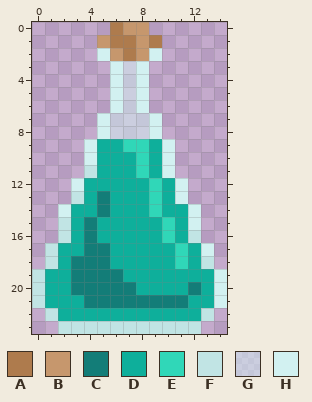
Pixel-art sprite -- common/items/potions/potion4.png. The picture above was drawn from the file before the commit.
The file is 15x24 pixels.
Palette (. is transparent): A #ae7b4d  B #c6976d  C #137d78  D #0eaf9b  E #30d7b8  F #c1e4e4  G #d1f1f180  H #d2f1f1
Pixels before, first column x 0:
 0 ......ABB......
 1 .....BAABA.....
 2 .....HBABH.....
 3 ......HGH......
 4 ......HGH......
 5 ......HGH......
 6 ......HGH......
 7 .....HGGGH.....
 8 .....HGGGH.....
 9 ....HDDEEDH....
10 ....HDDDEDH....
11 ....FDDDEDH....
12 ...HDDDDDEDH...
13 ...FDCDDDEDH...
14 ..HDDCDDDEDDH..
15 ..FDCDDDDDEDH..
16 ..FDCDDDDDEDF..
17 .FDDCCDDDDDEDH.
18 .FDCCCDDDDDEDF.
19 FDDCCCCDDDDDDDH
20 FDDCCCCCDDDDCDH
21 FDDDCCCCCCCCDDH
22 .FDDDDDDDDDDDF.
23 ..FFFFFFFFFFF..
Once edited:
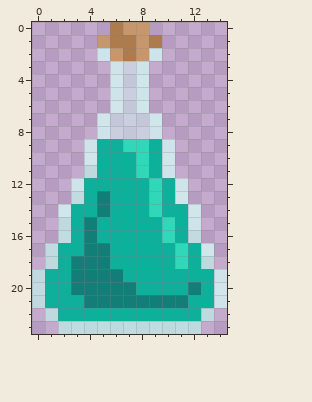
The commit says: feat: make edges of potion sprites more transparent
Change:
colour F: #c1e4e4 -> #c1e4e4d9
colour H: #d2f1f1 -> #d2f1f1d9
Changed places in both pictures, as pixel boxes (x1, y1, x2, y2):
changed: (32, 48, 227, 334)
